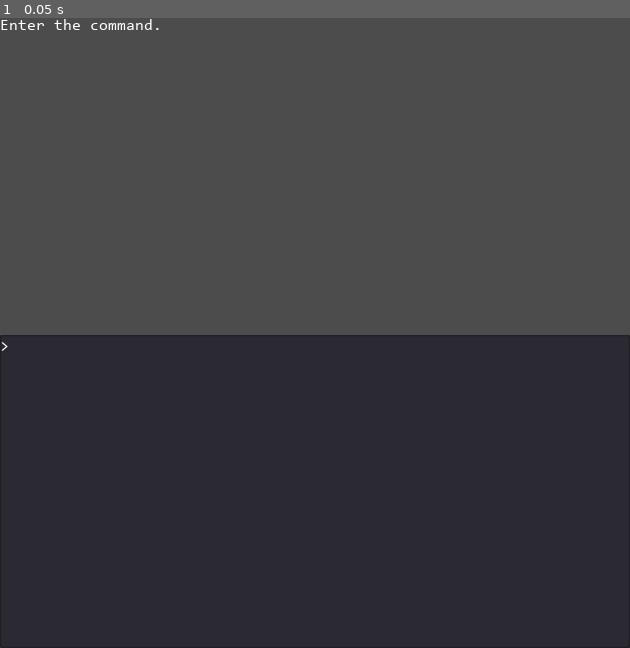
Above: before the commit, frame 1.
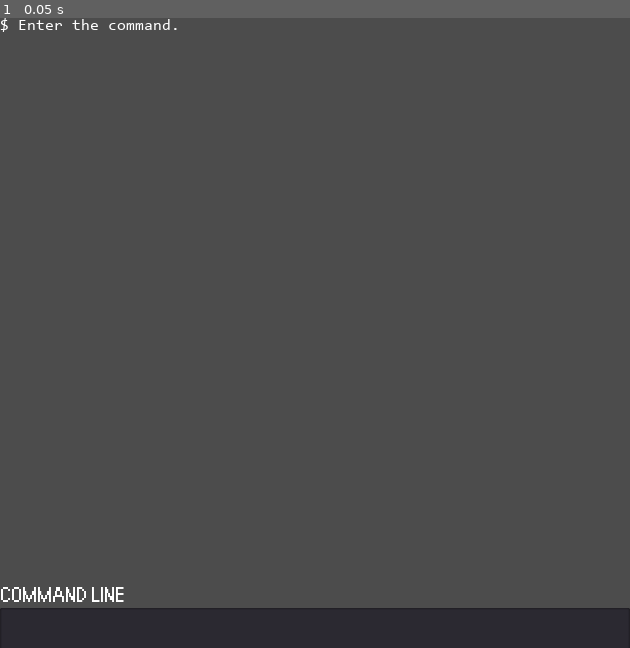
Above: after the commit, the same moment.

Repository: Raccoon-JS/EvilChild
Game: Godot game, scene res://scenes/terminal.tscn
The game is run twice, just before and just after one commit, with the same random seed, the same clock (stepped at 60 frames per second) and the same inputs. The project has no main scene, so this scene is started directly.
Inputs:
- Up to frame 1 (0.05 s): no input

The runs differ from the first frame. In frame 1, 44% of the frame differs, in the area x 0-100%, y 0-94%.

Commit message:
terminal replication complete (without the help of C Codes)

Diff:
--- a/game/project.godot
+++ b/game/project.godot
@@ -25,6 +25,14 @@
 window/stretch/mode="2d"
 window/stretch/aspect="keep"
 
+[input]
+
+enter={
+"deadzone": 0.5,
+"events": [ Object(InputEventKey,"resource_local_to_scene":false,"resource_name":"","device":0,"alt":false,"shift":false,"control":false,"meta":false,"command":false,"pressed":false,"scancode":16777221,"unicode":0,"echo":false,"script":null)
+ ]
+}
+
 [rendering]
 
 environment/default_environment="res://default_env.tres"
--- a/game/scenes/terminal.tscn
+++ b/game/scenes/terminal.tscn
@@ -1,37 +1,62 @@
-[gd_scene load_steps=6 format=2]
+[gd_scene load_steps=9 format=2]
 
 [ext_resource path="res://scripts/terminal.gd" type="Script" id=1]
 [ext_resource path="res://fonts/Consolas/Consolas.ttf" type="DynamicFontData" id=2]
+[ext_resource path="res://fonts/OrangeKid/orange kid.ttf" type="DynamicFontData" id=3]
+
+[sub_resource type="DynamicFont" id=1]
+font_data = ExtResource( 2 )
 
 [sub_resource type="DynamicFont" id=2]
 font_data = ExtResource( 2 )
 
-[sub_resource type="DynamicFont" id=1]
+[sub_resource type="DynamicFont" id=3]
+size = 24
+font_data = ExtResource( 3 )
+
+[sub_resource type="DynamicFont" id=4]
+size = 24
 font_data = ExtResource( 2 )
 
-[sub_resource type="DynamicFont" id=3]
-font_data = ExtResource( 2 )
+[sub_resource type="Animation" id=5]
+resource_name = "open"
 
 [node name="terminal" type="Node"]
 script = ExtResource( 1 )
 
-[node name="vertical" type="VBoxContainer" parent="."]
+[node name="intro" type="RichTextLabel" parent="."]
 margin_right = 630.0
-margin_bottom = 630.0
+margin_bottom = 570.0
+size_flags_vertical = 3
+custom_fonts/mono_font = SubResource( 1 )
+custom_fonts/normal_font = SubResource( 2 )
+custom_colors/default_color = Color( 1, 1, 1, 1 )
 
-[node name="intro" type="RichTextLabel" parent="vertical"]
+[node name="instruction" type="Label" parent="."]
+margin_top = 560.0
 margin_right = 630.0
-margin_bottom = 313.0
-size_flags_vertical = 3
-custom_fonts/mono_font = SubResource( 2 )
-custom_fonts/normal_font = SubResource( 1 )
-custom_colors/default_color = Color( 1, 1, 1, 1 )
-scroll_active = false
+margin_bottom = 590.0
+custom_fonts/font = SubResource( 3 )
+text = "Command Line"
+valign = 1
+uppercase = true
 
-[node name="command" type="TextEdit" parent="vertical"]
-margin_top = 317.0
+[node name="command_line" type="TextEdit" parent="."]
+margin_top = 590.0
 margin_right = 630.0
-margin_bottom = 630.0
-size_flags_vertical = 3
-custom_fonts/font = SubResource( 3 )
+margin_bottom = 670.0
+grow_horizontal = 2
+grow_vertical = 2
+custom_fonts/font = SubResource( 4 )
 custom_colors/font_color = Color( 1, 1, 1, 1 )
+custom_constants/line_spacing = 1
+custom_constants/completion_lines = 1
+custom_constants/completion_max_width = 160
+custom_constants/completion_scroll_width = 1
+wrap_enabled = true
+caret_block_mode = true
+caret_blink = true
+caret_moving_by_right_click = false
+
+[node name="player" type="AnimationPlayer" parent="."]
+anims/open = SubResource( 5 )
--- a/game/scripts/terminal.gd
+++ b/game/scripts/terminal.gd
@@ -1,13 +1,24 @@
 extends Node
 
+var command = ""
+
 func _ready():
-	$vertical/intro.add_text( "Enter the command.")
-	$vertical/command.text = "> "
+	$intro.add_text("$ Enter the command.\n")
 	pass # Replace with function body.
 
-# Called every frame. 'delta' is the elapsed time since the previous frame.
 func _input(event):
-	if event.is_action_pressed("ui_accept"):
-		$vertical/command.clear_undo_history()
-		$vertical/intro.add_text($vertical/command.text)
+	if event.is_action_pressed("enter"):
+		command = $command_line.text
+		if command != "clear":
+			$intro.add_text("$ " + command + '\n')
+	if event.is_action_released("enter"):
+		$command_line.text = ""
 	pass
+
+func _process(delta):
+	if delta:
+		if command == "quit":
+			get_tree().quit()
+		if command == "clear":
+			$intro.clear()
+	pass
